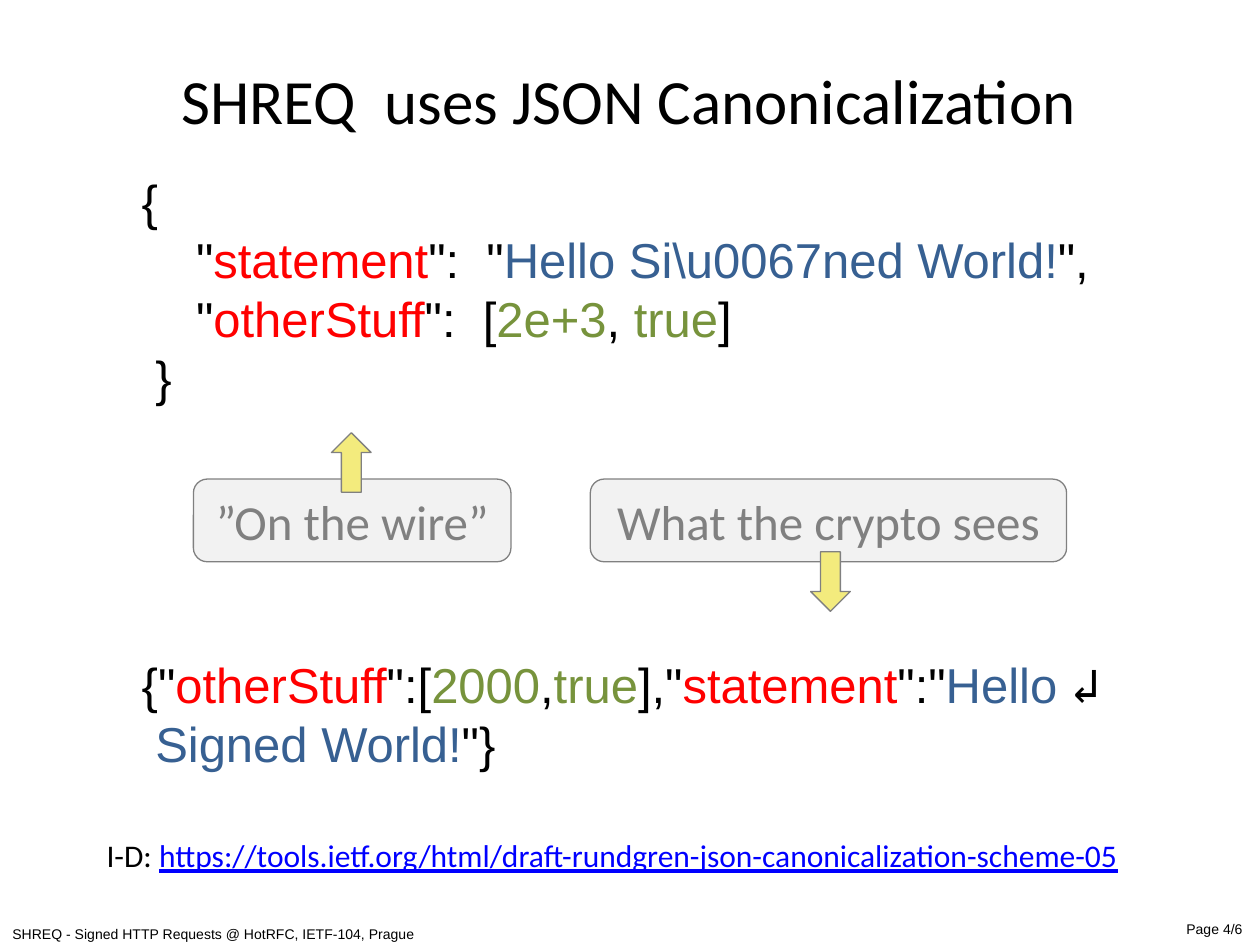
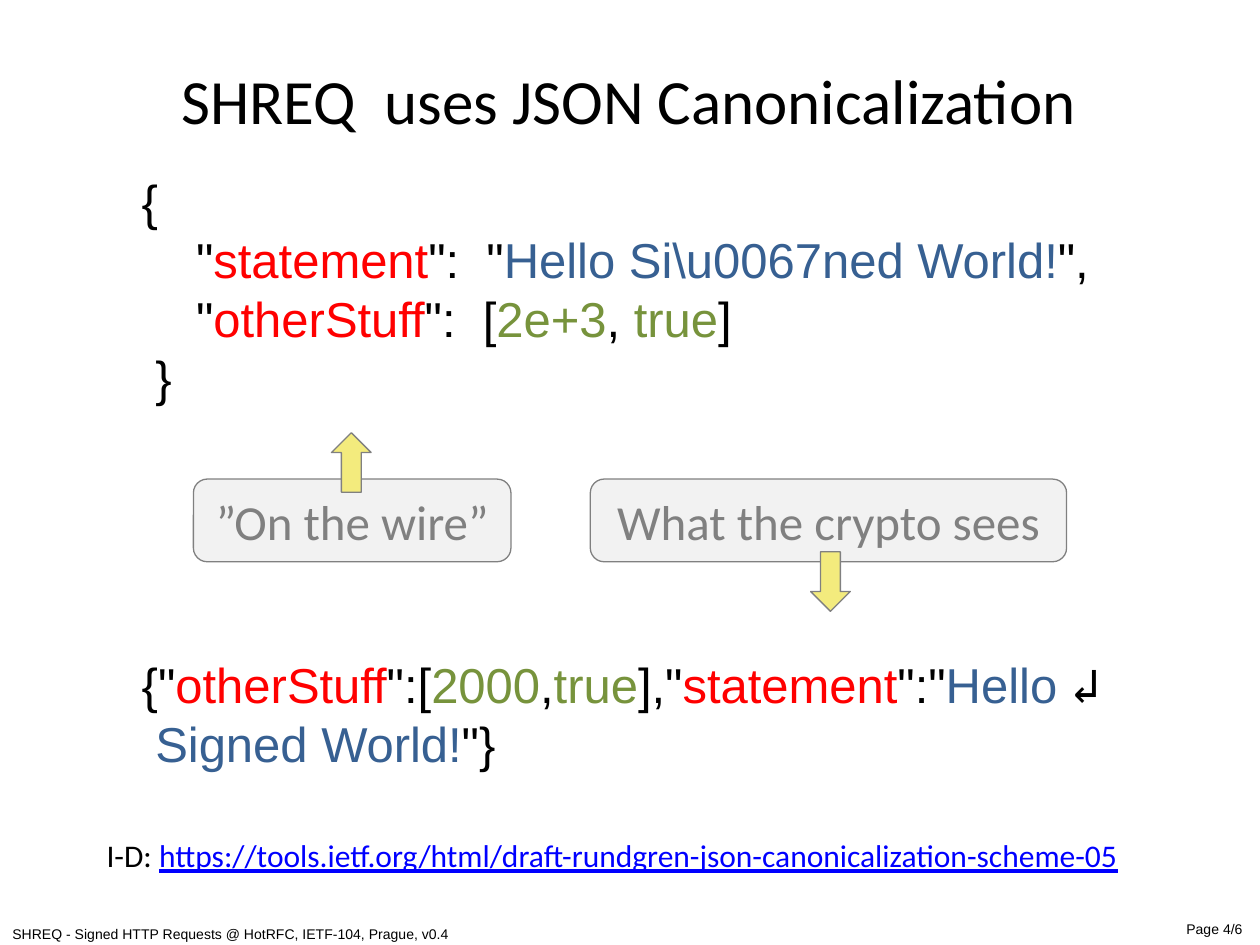
Before and after one commit to cyberphone/ietf-signed-http-requests, a slide deck: slide 4 of hotrfc-shreq.pptx. Drawn at 1260x945 pixels with LibreOffice and Linux fonts; fonts in the diff are those of the drawing. Boxes give left, top, right and bottom in pixels: in the first picture for what was removed or moved away, otherwise in the second. Text is boxed around its words. In the diff, an @@ line names an element or a change of style, - is before the commit and + after.

```diff
--- a/hotrfc-shreq.pptx
+++ b/hotrfc-shreq.pptx
@@ text at <box>12,929,448,942</box>: text changed @@
-SHREQ - Signed HTTP Requests @ HotRFC, IETF-104, Prague
+SHREQ - Signed HTTP Requests @ HotRFC, IETF-104, Prague, v0.4
```
Also in this commit, not shown: 5 other slides changed, 1 other file.
